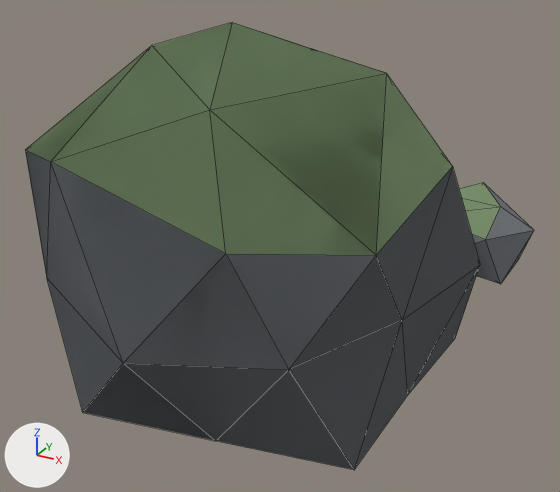
The Blender file Assets/_models/objects/Rock1.blend as it was, and as the next commit left it.
One viewpoint serves both versions: a 50 mm lens placed at (1.56, -2.58, 1.73), pointed at (0.03, 0.19, 0.35). The lights are fixed; the arrows at lower left show +X, +Y and +Z. Mesh edges are drawn as thin lines.
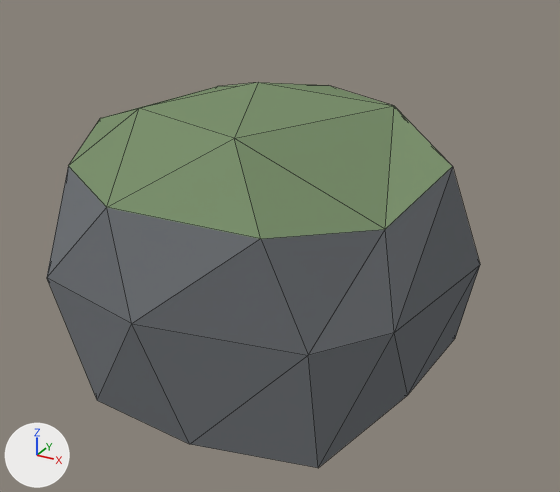
The newer file is also rescaled (x1.078), turned or shifted as a whole; pictures and numbers use the older file's frame.

Boxes [x1, y1, x2, y2] around the edits, measured in the pictures (560 x 492 px):
```json
{"object": "Icosphere.001", "change": "reshaped", "before": [25, 22, 480, 470], "after": [47, 82, 480, 468], "on screen": "14% shorter"}
{"object": "Icosphere", "change": "deleted", "before": [459, 183, 534, 284], "faces in mat_material_001 (grey #73777b)": [472, 184, 534, 284], "faces in mat_mossy (green #7b906e)": [459, 183, 501, 239]}
```

Edits to the scene script, one JSON object a line:
```json
{"block": "me_icosphere_001", "where": "# used by ob_icosphere_001; location = (0.0, 0.0, 0.0)"}
{"op": "remove", "block": "me_icosphere_001", "code": "me_icosphere_001.from_pydata(...)  # 42 vertices, 80 faces; spans x -0.93..0.87, y -0.94..1.05, z -0.12..1.32"}
{"op": "add", "block": "me_icosphere_001", "code": "me_icosphere_001.from_pydata(...)  # 42 vertices, 80 faces; spans x -0.93..0.87, y -0.83..1.05, z -0.12..1.07"}
{"block": "me_icosphere_001", "change": "me_icosphere_001 part 1: 21 of 42 vertices moved; they spanned x -0.76..0.77, y -0.94..0.93, z -0.1..1.32 and now span x -0.68..0.78, y -0.83..0.94, z -0.1..1.07; mean shift (0.02, 0.06, -0.07); largest move (-0.11, 0.06, 1.32) -> (-0.05, 0.15, 1.07)"}
{"op": "remove", "block": "ob_icosphere", "code": ["ob_icosphere = bpy.data.objects.new('Icosphere', me_icosphere)", "ob_icosphere.location = (0.0, 0.0, 0.0)"]}
```
